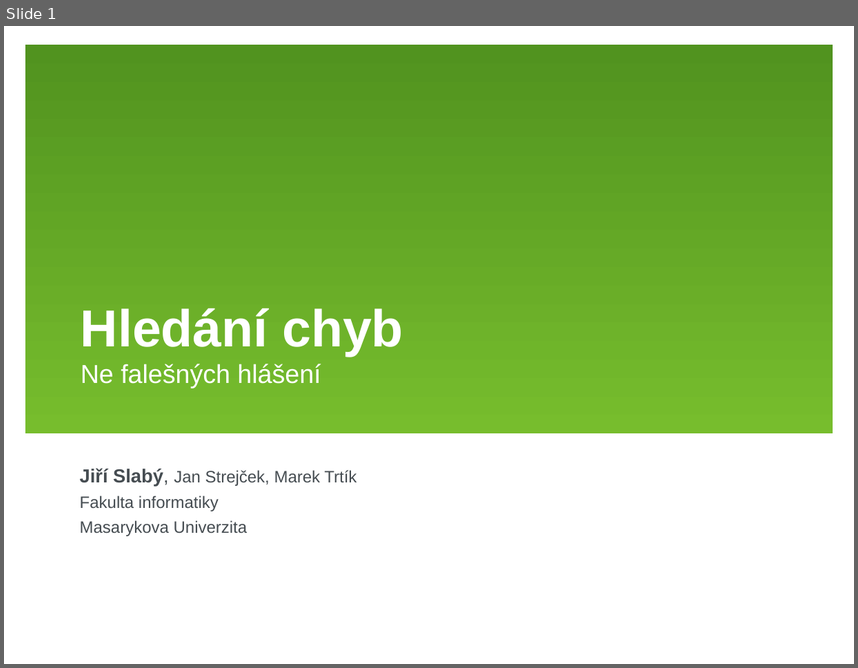
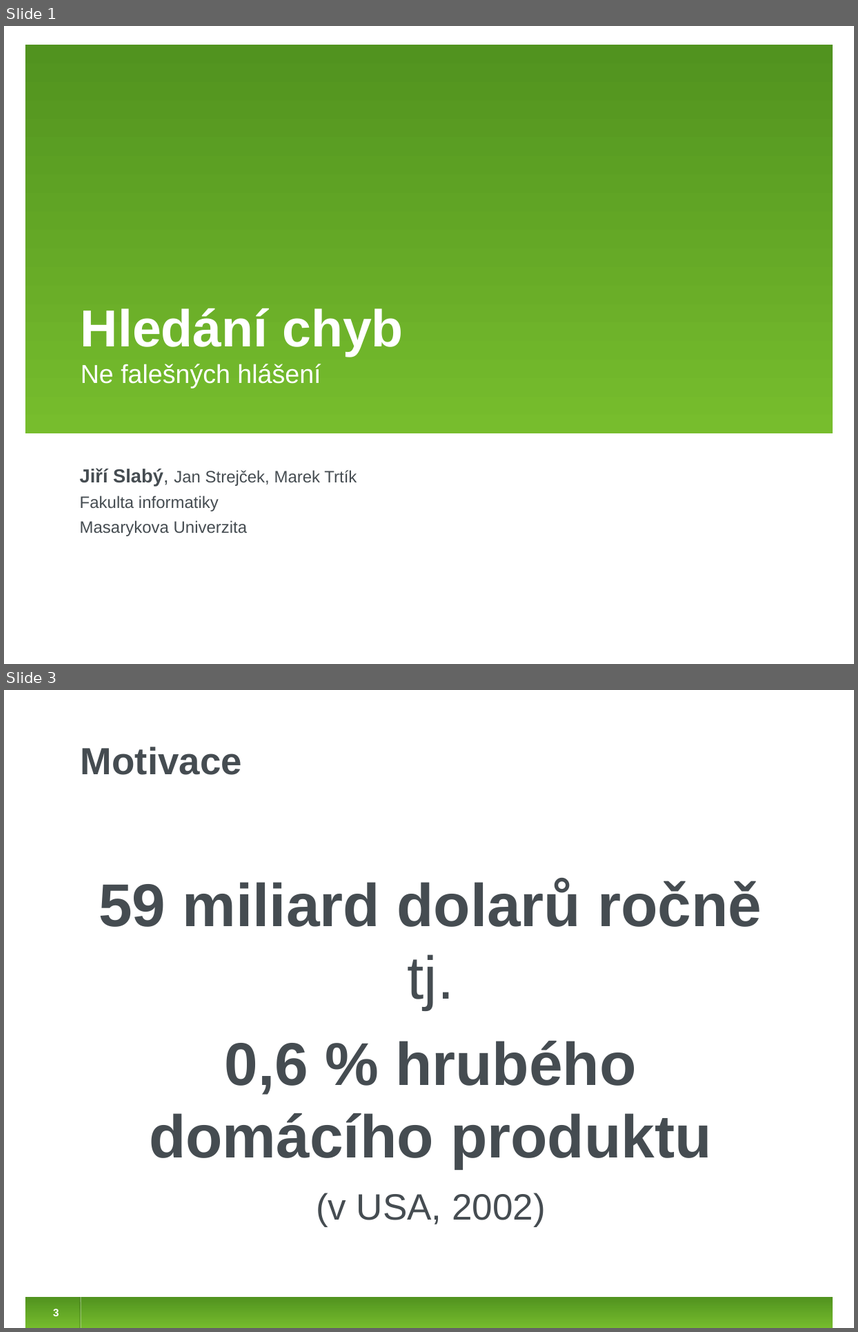
Before and after one commit to jirislaby/writings, a slide deck: presentations/stanse_prase.odp. Shown one above the other, each under a label of ours: slide 1 before the commit, slides 1 and 3 after it; the slides between them are not shown. The pictures are 858x668 and 858x1332 pixels, drawn with LibreOffice and Linux fonts; fonts in the diff are those of the drawing. Boxes give left, top, right and bottom in pixels: in the first picture for what was removed or moved away, otherwise in the second. Text is boxed around its words. In the diff, an @@ line names an element or a change of style, - is before the commit and + after.

```diff
--- a/presentations/stanse_prase.odp
+++ b/presentations/stanse_prase.odp
@@ slide 3 added at [4,690,854,1328], background #FFFFFF @@
@@ title added at [81,747,242,775], 32 pt, text #454C51, bold @@
+Motivace
@@ text added at [99,878,762,1226], 51.1 pt, text #454C51, bold @@
+59 miliard dolarů ročně
+tj.
+0,6 % hrubého domácího produktu
+(v USA, 2002)
@@ rectangle added at [25,1297,833,1328], fill gradient #77BD2D to #51931F @@
@@ page number added at [53,1308,59,1316], 9 pt, text #FFFFFF, bold @@
+3
@@ line added from (80, 1297) to (80, 1328), #3F7418 0.74 pt @@
@@ line added from (81, 1297) to (81, 1328), #FFFFFF 0.74 pt @@
```
Also in this commit, not shown: 10 slides changed, 4 other slides added, 3 slides removed.
